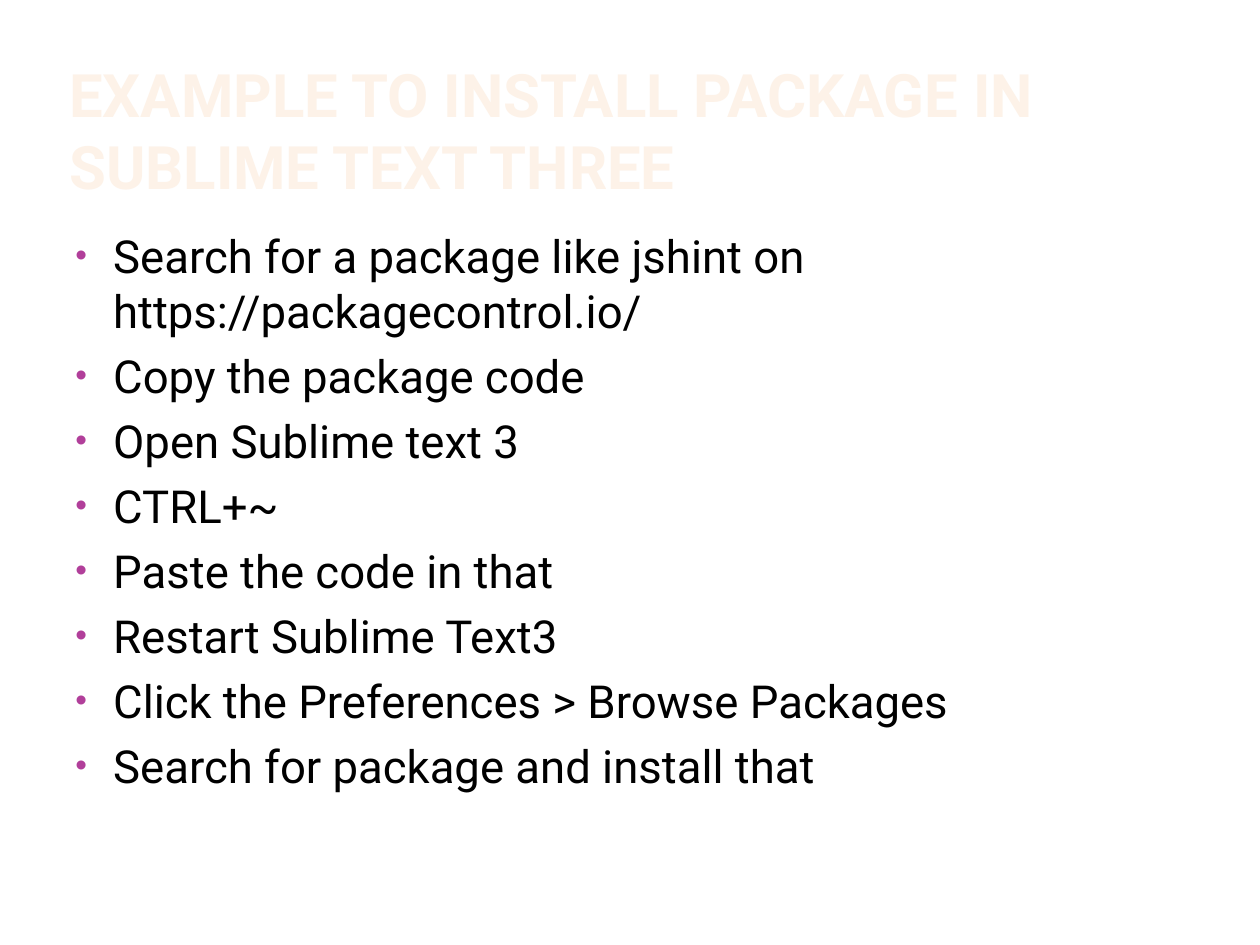
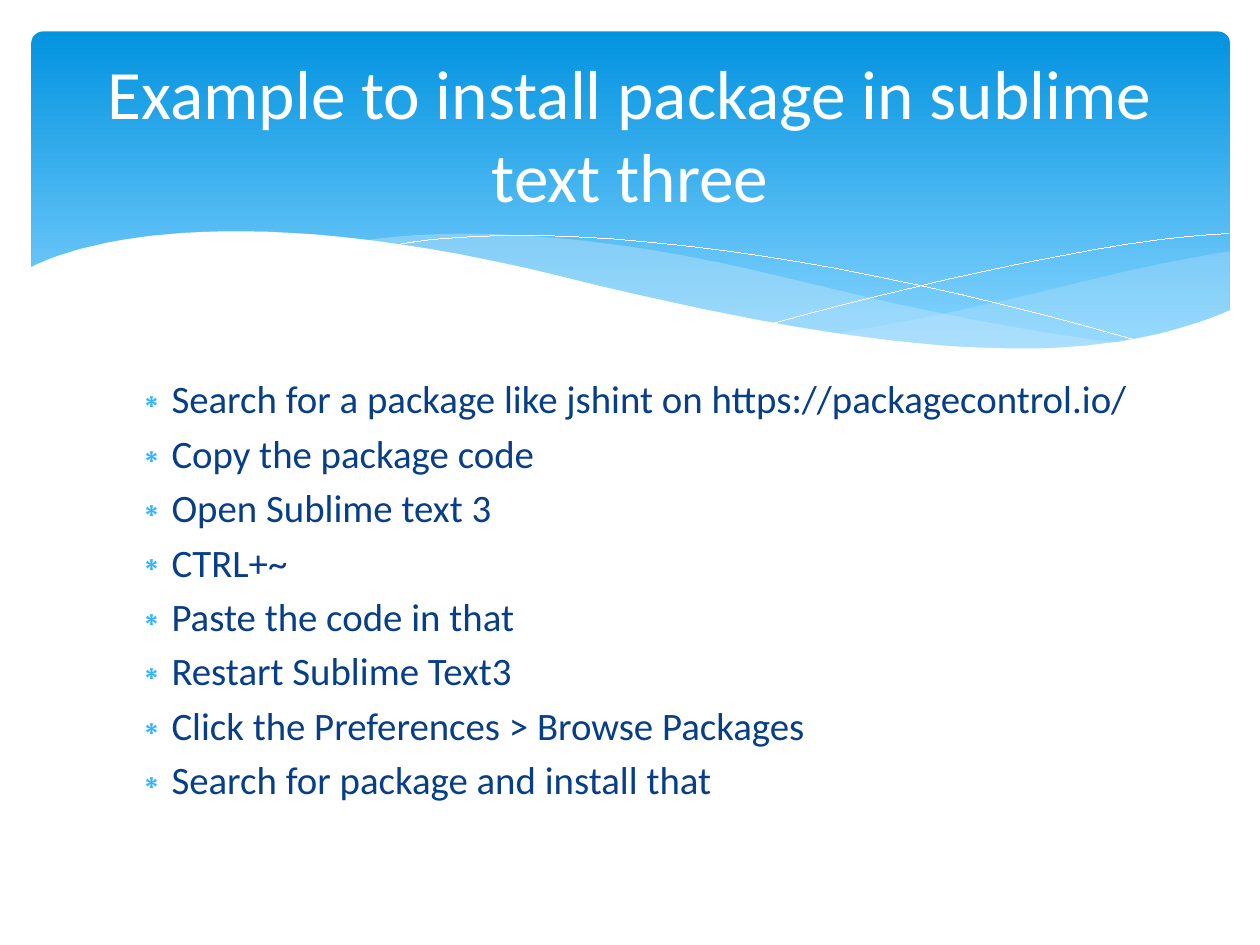
Before and after one commit to sintu-patel/project-scaffolding, a slide deck: slide 15 of dev/docs/Setup Gulp in Front End Project.pptx. Drawn at 1260x945 pixels with LibreOffice and Linux fonts; fonts in the diff are those of the drawing; background and template pictures are left out. Boxes give left, top, right and bottom in pixels: in the first picture for what was removed or moved away, otherwise in the second. Text is boxed around its words. In the diff, an @@ line names an element or a change of style, - is before the commit and + after.

```diff
--- a/dev/docs/Setup Gulp in Front End Project.pptx
+++ b/dev/docs/Setup Gulp in Front End Project.pptx
@@ rounded rectangle added at [32,32,1230,372], fill gradient #0293E0 to #83D3FE @@
@@ title "Example to install package in ..." at [108,71,1151,203]: vertical alignment bottom to middle @@
@@ title at [108,71,1151,203]: text changed; size 34.2 to 39.6 pt; font Roboto to Calibri; text colour gradient #FEF7F1 to #FEF3E8 to #FBCF9C to #F9B94C to #FFFFFF; bold off @@
-EXAMPLE TO INSTALL PACKAGE IN SUBLIME TEXT THREE
+Example to install package in sublime text three
@@ group added at [29,232,1231,415]: 5 freeform shapes @@
@@ text "Search for a package like ...": place and size @@
-text "Search for a package like ..." at [113,238,948,793]
+text "Search for a package like ..." at [172,386,1127,801]
@@ text "Search for a package like ..." at [172,386,1127,801]: size 26 to 22.2 pt, font Roboto to Calibri, text colour #000000 to #073E87; bullet • to ∗; less space between paragraphs; bullet colour #B13F9A to #31B6FD @@
```
Also in this commit, not shown: 28 other slides changed.
